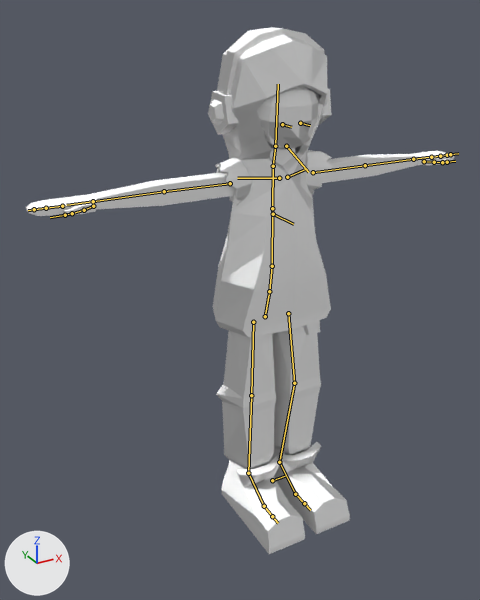
Two versions of the Blender file Noizz.blend, one commit apart.
Camera for both pictures: a 50 mm camera at (-1.39, -2.24, 2.17) aimed at (-0.2, -0.08, 1.09). Every picture has the same lights, and +X, +Y and +Z are marked at lower left. The older version comes first. The bones that change, and the others that lie on the model, are drawn over the model as lines.

Objects in the first picture: 'Arms', 'Head', 'Headphones', 'Hoodie', 'Pants', 'Shoes', 'Sleeves'.
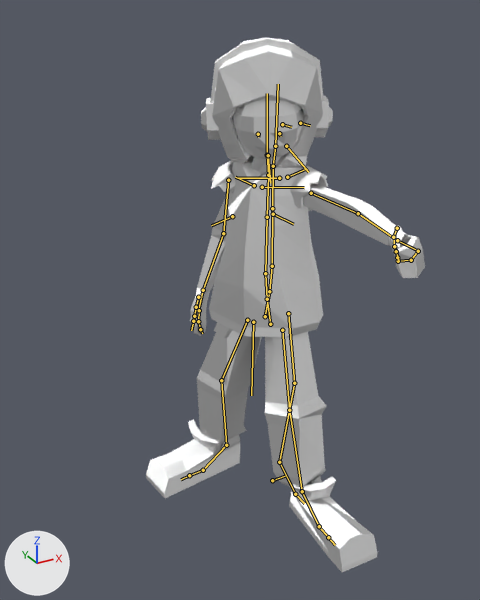
The newer file adds an action. The first version stands in its rest pose; the second is drawn at frame 1 of the action 'GunAim'.

Pixel boxes (x1, y1, x2, y2) of what changed, in the pictures (480 x 600 px):
'Hoodie', posed: before (213, 27, 331, 337); after (209, 38, 323, 337)
'Pants', posed (25% wider, 11% taller): before (217, 320, 321, 469); after (197, 322, 327, 488)
'Shoes', posed: before (222, 442, 350, 554); after (146, 419, 378, 572)
'Arms', posed: before (26, 151, 454, 216); after (190, 184, 425, 336)
'Head', posed: before (257, 86, 318, 166); after (232, 96, 304, 174)
'Headphones', posed (6% wider): before (208, 27, 332, 135); after (201, 38, 333, 140)
'Sleeves', posed: before (215, 150, 334, 206); after (211, 161, 328, 215)

What the commit changed:
Bone 'torso' (bone_torso) moves from (0.0, 0.0, 0.0) to (0.006, -0.003, -0.036).
Bone 'torso' (bone_torso) turns from (0, 0, 0) to (0, 0, -62) degrees about its own x, y and z.
Bone 'head' (bone_head) turns from (0, 0, 0) to (0, 34, 0) degrees about its own x, y and z.
Bone 'f_index.01_master.L' (bone_f_index_01_master_l) turns from (0, 0, 0) to (60, 0, 0) degrees about its own x, y and z.
Bone 'f_index.01_master.L' (bone_f_index_01_master_l) is rescaled from (1.0, 1.0, 1.0) to (1.0, 0.58, 1.0).
Bone 'thumb.01_master.L' (bone_thumb_01_master_l) turns from (0, 0, 0) to (39, 49, 85) degrees about its own x, y and z.
Bone 'f_index.01_master.R' (bone_f_index_01_master_r) turns from (0, 0, 0) to (9, 3, -2) degrees about its own x, y and z.
Bone 'f_index.01_master.R' (bone_f_index_01_master_r) is rescaled from (1.0, 1.0, 1.0) to (1.0, 0.9, 1.0).
Bone 'hand_ik.L' (bone_hand_ik_l) moves from (0.0, 0.0, 0.0) to (-0.698, -0.692, -0.064).
Bone 'hand_ik.L' (bone_hand_ik_l) turns from (0, 0, 0) to (91, 4, -73) degrees about its own x, y and z.
Bone 'hand_ik.R' (bone_hand_ik_r) moves from (0.0, 0.0, 0.0) to (0.55, 0.267, -0.53).
Bone 'hand_ik.R' (bone_hand_ik_r) turns from (0, 0, 0) to (-13, 46, 72) degrees about its own x, y and z.
Bone 'foot_ik.L' (bone_foot_ik_l) moves from (0.0, 0.0, 0.0) to (-0.025, -0.236, 0.0).
Bone 'foot_ik.L' (bone_foot_ik_l) turns from (0, 0, 0) to (0, 0, -1) degrees about its own x, y and z.
Bone 'foot_ik.R' (bone_foot_ik_r) moves from (0.0, 0.0, 0.0) to (0.014, 0.252, 0.0).
Bone 'foot_ik.R' (bone_foot_ik_r) turns from (0, 0, 0) to (0, 0, -83) degrees about its own x, y and z.
